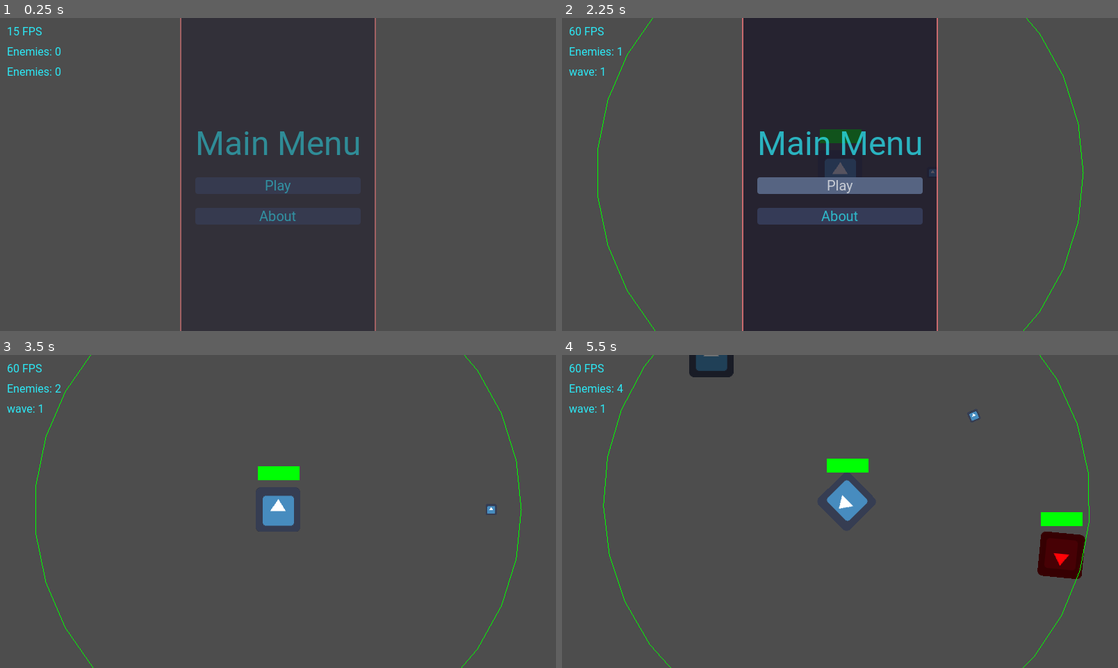
Above: before the commit, frames 1-4 (two rows, left to right).
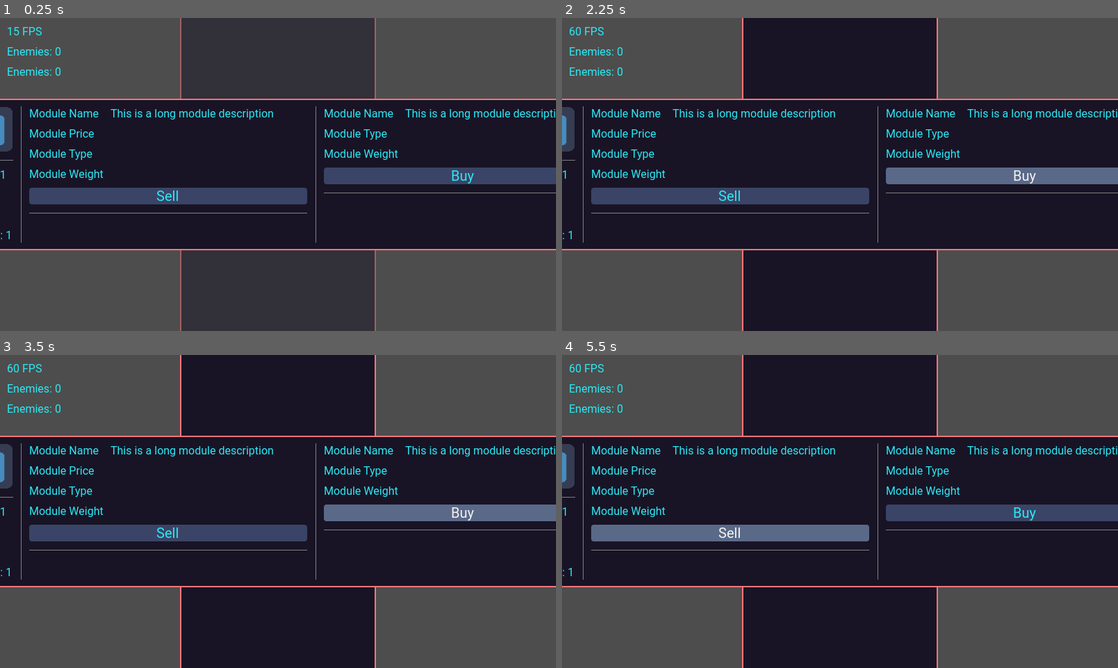
Above: after the commit, the same moments.

Repository: Bloodyaugust/ld-54
Game: Godot game, scene res://scenes/main.tscn
Same seed, same stepped clock (60 frames per second), same inputs: the game is played once before the commit and once after it. The engine's default icon, where the game draws it, is replaced by a stand-in: a white triangle on a blue panel in a dark square.
Inputs (mouse positions are in pixels of both pictures, inside the frame that each line leads up to):
- Up to frame 1 (0.25 s): no input
- Up to frame 2 (2.25 s): click (728, 196) at 0.5 s, where only the run after the commit has a clickable "Sell"; click (1023, 174) at 1.25 s, where only the run after the commit has a clickable "Buy"; click "Play" at 2 s
- Up to frame 3 (3.5 s): click (278, 524) at 2.75 s, where only the run after the commit has a clickable "Play"
- Up to frame 4 (5.5 s): click (840, 552) at 3.5 s, where only the run after the commit has a clickable "About"; tap Enter at 4.25 s; move the mouse to (962, 495) at 4.27 s; hold Right (ui_right) 4.28-5 s; click (962, 495) at 4.42 s; drag from (728, 527) to (812, 574) at 5.02 s

The runs differ from the first frame. In frame 1, 48% of the frame differs, in the area x 0-100%, y 25-75%; in frame 2, 38%; in frame 3, 67%; in frame 4, 67%, in the area x 0-100%, y 0-100%.

Commit message:
Add mockup for upgrade view

Diff:
--- a/scenes/main.tscn
+++ b/scenes/main.tscn
@@ -1,11 +1,13 @@
-[gd_scene load_steps=10 format=3 uid="uid://bfjaqu2i4i63i"]
+[gd_scene load_steps=12 format=3 uid="uid://bfjaqu2i4i63i"]
 
 [ext_resource type="Script" path="res://views/FPS.gd" id="1"]
 [ext_resource type="Texture2D" uid="uid://4typrc2p2rra" path="res://icon.png" id="2"]
 [ext_resource type="Theme" uid="uid://co811ue55i33m" path="res://resources/base_theme.tres" id="2_1ffbx"]
 [ext_resource type="Script" path="res://views/MainMenu.gd" id="4"]
 [ext_resource type="Script" path="res://views/Splash.gd" id="6"]
+[ext_resource type="PackedScene" uid="uid://2sw8aqujxl0l" path="res://views/components/ShipModule.tscn" id="7_fiv3j"]
 [ext_resource type="Script" path="res://views/About.gd" id="7_xk6j8"]
+[ext_resource type="PackedScene" uid="uid://bh0517fnwt4i1" path="res://views/components/StoreModule.tscn" id="8_f577g"]
 
 [sub_resource type="GDScript" id="GDScript_tj7yk"]
 script/source = "extends Label
@@ -211,3 +213,91 @@
 text = "5.0 seconds to self-destruct"
 horizontal_alignment = 1
 vertical_alignment = 1
+
+[node name="Upgrade" type="Control" parent="UIRoot"]
+layout_mode = 3
+anchors_preset = 15
+anchor_right = 1.0
+anchor_bottom = 1.0
+grow_horizontal = 2
+grow_vertical = 2
+theme = ExtResource("2_1ffbx")
+
+[node name="PanelContainer" type="PanelContainer" parent="UIRoot/Upgrade"]
+layout_mode = 1
+anchors_preset = 8
+anchor_left = 0.5
+anchor_top = 0.5
+anchor_right = 0.5
+anchor_bottom = 0.5
+offset_left = -20.0
+offset_top = -20.0
+offset_right = 20.0
+offset_bottom = 20.0
+grow_horizontal = 2
+grow_vertical = 2
+
+[node name="MarginContainer" type="MarginContainer" parent="UIRoot/Upgrade/PanelContainer"]
+layout_mode = 2
+
+[node name="HBoxContainer" type="HBoxContainer" parent="UIRoot/Upgrade/PanelContainer/MarginContainer"]
+layout_mode = 2
+
+[node name="ShipStats" type="VBoxContainer" parent="UIRoot/Upgrade/PanelContainer/MarginContainer/HBoxContainer"]
+layout_mode = 2
+
+[node name="TextureRect" type="TextureRect" parent="UIRoot/Upgrade/PanelContainer/MarginContainer/HBoxContainer/ShipStats"]
+layout_mode = 2
+texture = ExtResource("2")
+
+[node name="HSeparator" type="HSeparator" parent="UIRoot/Upgrade/PanelContainer/MarginContainer/HBoxContainer/ShipStats"]
+layout_mode = 2
+
+[node name="VBoxContainer" type="VBoxContainer" parent="UIRoot/Upgrade/PanelContainer/MarginContainer/HBoxContainer/ShipStats"]
+layout_mode = 2
+
+[node name="Label" type="Label" parent="UIRoot/Upgrade/PanelContainer/MarginContainer/HBoxContainer/ShipStats/VBoxContainer"]
+layout_mode = 2
+text = "Integrity: 1"
+
+[node name="Label2" type="Label" parent="UIRoot/Upgrade/PanelContainer/MarginContainer/HBoxContainer/ShipStats/VBoxContainer"]
+layout_mode = 2
+text = "Weight: 1"
+
+[node name="Label3" type="Label" parent="UIRoot/Upgrade/PanelContainer/MarginContainer/HBoxContainer/ShipStats/VBoxContainer"]
+layout_mode = 2
+text = "Thrust: 1"
+
+[node name="Label4" type="Label" parent="UIRoot/Upgrade/PanelContainer/MarginContainer/HBoxContainer/ShipStats/VBoxContainer"]
+layout_mode = 2
+text = "Weapons: 1"
+
+[node name="VSeparator" type="VSeparator" parent="UIRoot/Upgrade/PanelContainer/MarginContainer/HBoxContainer"]
+layout_mode = 2
+
+[node name="ShipModules" type="ScrollContainer" parent="UIRoot/Upgrade/PanelContainer/MarginContainer/HBoxContainer"]
+custom_minimum_size = Vector2(400, 2.08165e-12)
+layout_mode = 2
+horizontal_scroll_mode = 0
+
+[node name="VBoxContainer" type="VBoxContainer" parent="UIRoot/Upgrade/PanelContainer/MarginContainer/HBoxContainer/ShipModules"]
+layout_mode = 2
+size_flags_horizontal = 3
+
+[node name="ShipModule" parent="UIRoot/Upgrade/PanelContainer/MarginContainer/HBoxContainer/ShipModules/VBoxContainer" instance=ExtResource("7_fiv3j")]
+layout_mode = 2
+
+[node name="VSeparator2" type="VSeparator" parent="UIRoot/Upgrade/PanelContainer/MarginContainer/HBoxContainer"]
+layout_mode = 2
+
+[node name="StoreModules" type="ScrollContainer" parent="UIRoot/Upgrade/PanelContainer/MarginContainer/HBoxContainer"]
+custom_minimum_size = Vector2(400, 2.08165e-12)
+layout_mode = 2
+horizontal_scroll_mode = 0
+
+[node name="VBoxContainer" type="VBoxContainer" parent="UIRoot/Upgrade/PanelContainer/MarginContainer/HBoxContainer/StoreModules"]
+layout_mode = 2
+size_flags_horizontal = 3
+
+[node name="StoreModule" parent="UIRoot/Upgrade/PanelContainer/MarginContainer/HBoxContainer/StoreModules/VBoxContainer" instance=ExtResource("8_f577g")]
+layout_mode = 2
--- /dev/null
+++ b/views/components/ShipModule.tscn
@@ -0,0 +1,42 @@
+[gd_scene load_steps=2 format=3 uid="uid://2sw8aqujxl0l"]
+
+[ext_resource type="Theme" uid="uid://co811ue55i33m" path="res://resources/base_theme.tres" id="1_gd68j"]
+
+[node name="ShipModule" type="VBoxContainer"]
+theme = ExtResource("1_gd68j")
+
+[node name="HBoxContainer" type="HBoxContainer" parent="."]
+layout_mode = 2
+
+[node name="VBoxContainer" type="VBoxContainer" parent="HBoxContainer"]
+layout_mode = 2
+
+[node name="Label" type="Label" parent="HBoxContainer/VBoxContainer"]
+layout_mode = 2
+text = "Module Name"
+
+[node name="Label2" type="Label" parent="HBoxContainer/VBoxContainer"]
+layout_mode = 2
+text = "Module Price"
+
+[node name="Label3" type="Label" parent="HBoxContainer/VBoxContainer"]
+layout_mode = 2
+text = "Module Type"
+
+[node name="Label4" type="Label" parent="HBoxContainer/VBoxContainer"]
+layout_mode = 2
+text = "Module Weight"
+
+[node name="Label" type="Label" parent="HBoxContainer"]
+layout_mode = 2
+size_flags_horizontal = 3
+size_flags_vertical = 0
+text = "This is a long module description"
+autowrap_mode = 3
+
+[node name="Button" type="Button" parent="."]
+layout_mode = 2
+text = "Sell"
+
+[node name="HSeparator" type="HSeparator" parent="."]
+layout_mode = 2
--- /dev/null
+++ b/views/components/StoreModule.tscn
@@ -0,0 +1,38 @@
+[gd_scene load_steps=2 format=3 uid="uid://bh0517fnwt4i1"]
+
+[ext_resource type="Theme" uid="uid://co811ue55i33m" path="res://resources/base_theme.tres" id="1_ccx7p"]
+
+[node name="StoreModule" type="VBoxContainer"]
+theme = ExtResource("1_ccx7p")
+
+[node name="HBoxContainer" type="HBoxContainer" parent="."]
+layout_mode = 2
+
+[node name="VBoxContainer" type="VBoxContainer" parent="HBoxContainer"]
+layout_mode = 2
+
+[node name="Label" type="Label" parent="HBoxContainer/VBoxContainer"]
+layout_mode = 2
+text = "Module Name"
+
+[node name="Label3" type="Label" parent="HBoxContainer/VBoxContainer"]
+layout_mode = 2
+text = "Module Type"
+
+[node name="Label4" type="Label" parent="HBoxContainer/VBoxContainer"]
+layout_mode = 2
+text = "Module Weight"
+
+[node name="Label" type="Label" parent="HBoxContainer"]
+layout_mode = 2
+size_flags_horizontal = 3
+size_flags_vertical = 0
+text = "This is a long module description"
+autowrap_mode = 3
+
+[node name="Button" type="Button" parent="."]
+layout_mode = 2
+text = "Buy"
+
+[node name="HSeparator" type="HSeparator" parent="."]
+layout_mode = 2
